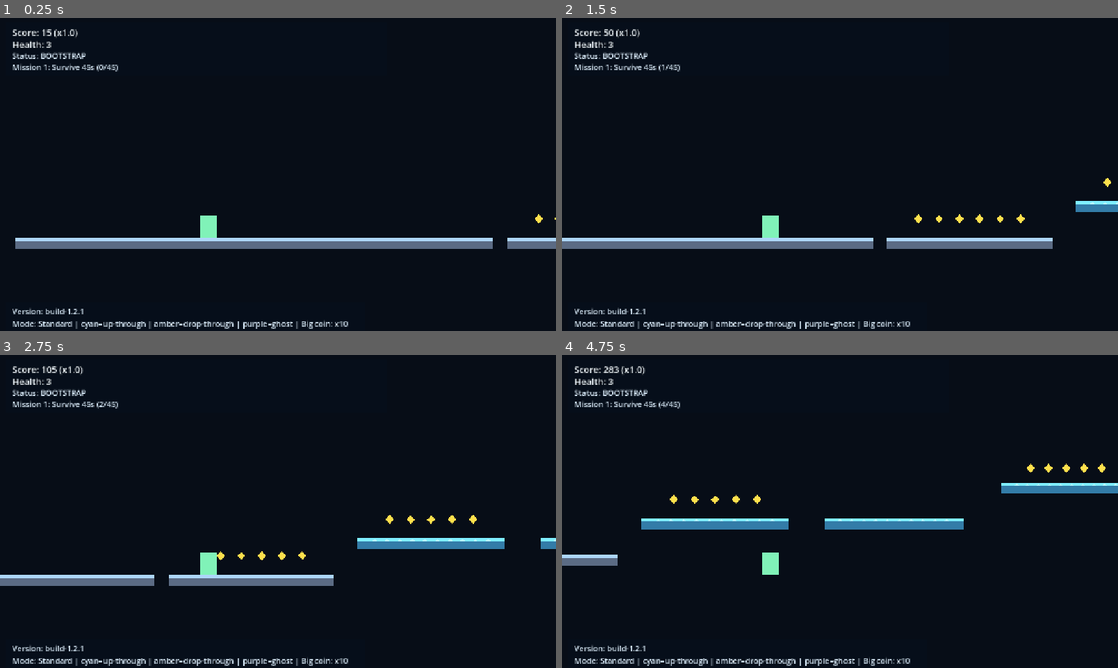
Above: before the commit, frames 1-4 (two rows, left to right).
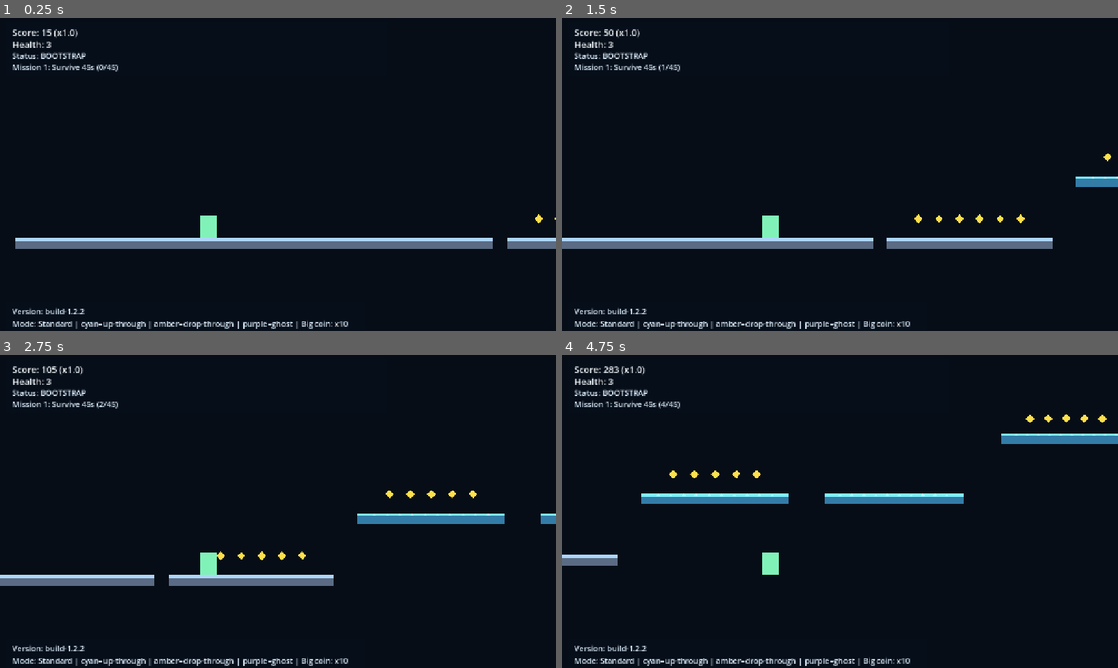
Above: after the commit, the same moments.

Repository: DKE-DEV-33/Endless-Runner-Redux
Game: Godot game, scene res://scenes/Main.tscn
The game is run twice, just before and just after one commit, with the same random seed, the same clock (stepped at 60 frames per second) and the same inputs.
Inputs:
- Up to frame 1 (0.25 s): no input
- Up to frame 2 (1.5 s): tap Enter at 0.5 s; hold Right (ui_right) from 0.53 s (still down); tap Space (jump) at 0.77 s
- Up to frame 3 (2.75 s): tap Space (jump) at 1.52 s; release Right (ui_right) at 2.03 s; hold Left (ui_left) from 2.03 s (still down)
- Up to frame 4 (4.75 s): release Left (ui_left) at 2.78 s; hold Right (ui_right) 2.78-4.28 s; tap Space (jump) at 3.02, 3.77, 4.52 s; hold Left (ui_left) from 4.28 s (still down)

The runs differ from the first frame. In frame 1, less than 0.1% of the frame differs, in the area x 14-16%, y 92-95%; in frame 2, 0.6%; in frame 3, 2.1%; in frame 4, 5.3%, in the area x 14-100%, y 18-95%.

Commit message:
Increase lane height separation and favor far-lane branch generation

Diff:
--- a/scenes/Main.tscn
+++ b/scenes/Main.tscn
@@ -133,7 +133,7 @@
 offset_top = 662.0
 offset_right = 500.0
 offset_bottom = 690.0
-text = "Version: build-1.2.1"
+text = "Version: build-1.2.2"
 label_settings = SubResource("3")
 
 [node name="PauseLayer" type="CanvasLayer" parent="."]
--- a/scripts/main.gd
+++ b/scripts/main.gd
@@ -1,5 +1,5 @@
 extends Node2D
-const BUILD_VERSION: String = "build-1.2.1"
+const BUILD_VERSION: String = "build-1.2.2"
 
 const PLATFORM_THICKNESS: float = 24.0
 const PLAYER_AHEAD_SPAWN: float = 1650.0
@@ -37,7 +37,7 @@
 const PLATFORM_LAYER_SOLID: int = 1
 const PLATFORM_LAYER_ONE_WAY: int = 2
 
-const LANE_Y: Array[float] = [448.0, 364.0, 282.0]
+const LANE_Y: Array[float] = [456.0, 314.0, 176.0]
 const SECTION_COLORS: Array[Color] = [
 	Color(0.03, 0.05, 0.09),
 	Color(0.05, 0.08, 0.14),
@@ -427,7 +427,15 @@
 
 	# About half the time, intentionally skip one branch lane to create stronger divergence.
 	if branch_lanes.size() > 1 and rng.randf() < 0.80:
-		branch_lanes = [branch_lanes[rng.randi_range(0, branch_lanes.size() - 1)]]
+		# Prefer the farthest lane to keep branch routes visually and mechanically distinct.
+		var far_lane: int = branch_lanes[0]
+		var far_delta: int = absi(far_lane - base_lane)
+		for candidate_lane: int in branch_lanes:
+			var candidate_delta: int = absi(candidate_lane - base_lane)
+			if candidate_delta > far_delta:
+				far_lane = candidate_lane
+				far_delta = candidate_delta
+		branch_lanes = [far_lane]
 
 	for lane_idx: int in branch_lanes:
 		_spawn_single_branch_platform(x, width, base_lane, lane_idx)
